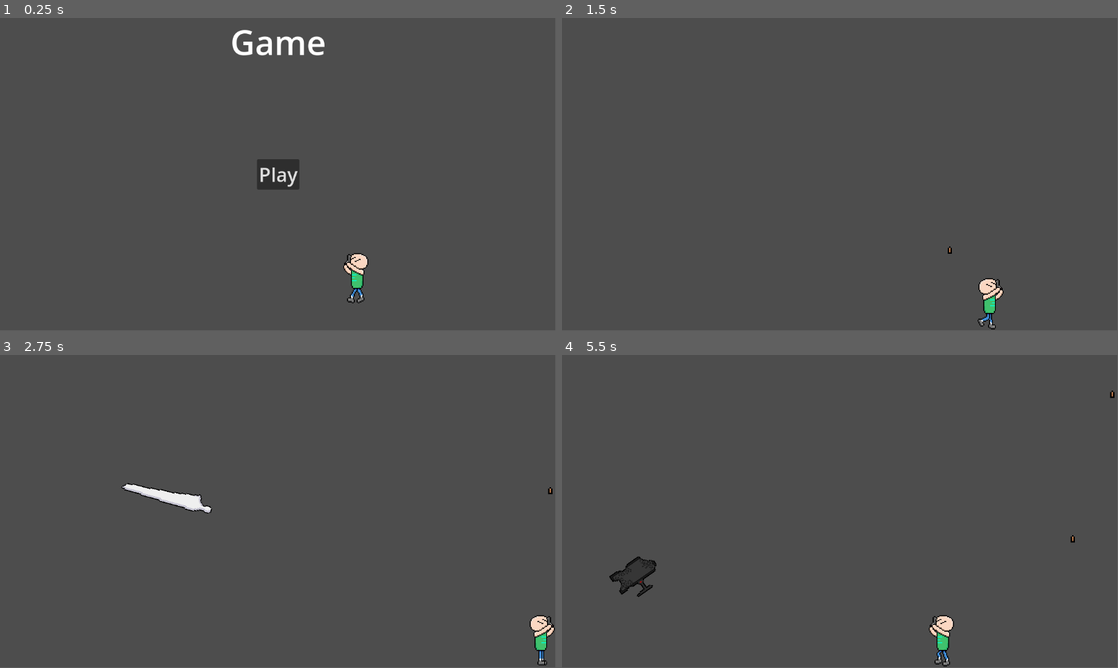
Above: before the commit, frames 1-4 (two rows, left to right).
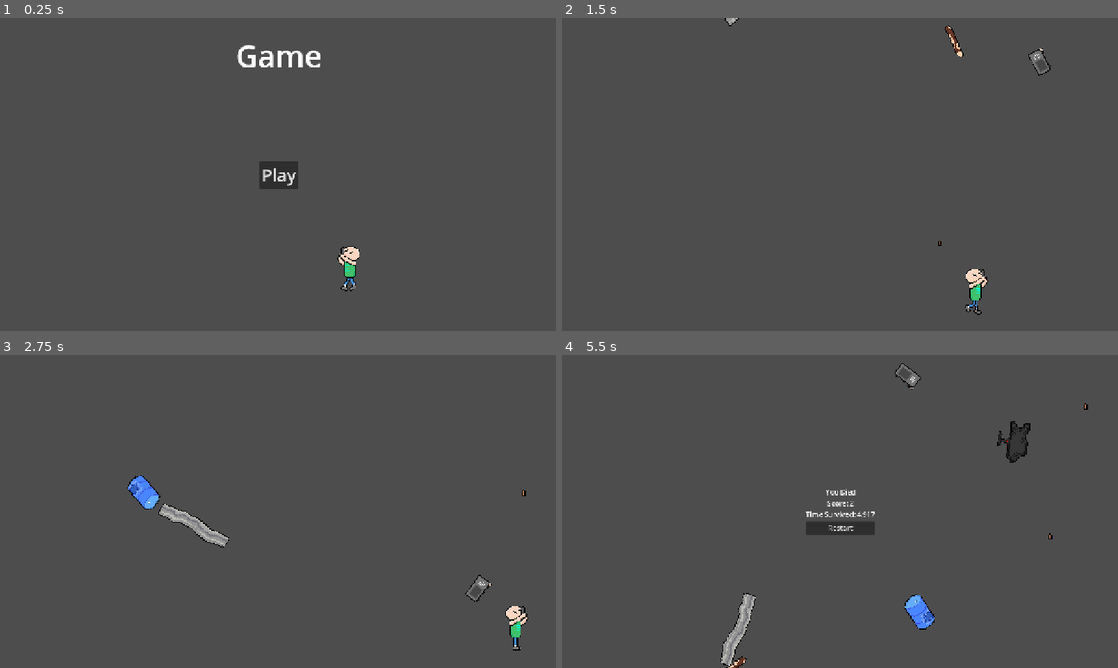
Above: after the commit, the same moments.

Repository: SpicyTime/DodgerGame
Game: Godot game, scene res://Game/game.tscn
Two runs of this game, one before a commit and one after it. Both use one fixed random seed, a clock stepped at 60 frames per second and the inputs below. The engine's default icon, where the game draws it, is replaced by a stand-in: a white triangle on a blue panel in a dark square. Sound files missing from this copy of the repository are replaced by a short silence.
Inputs:
- Up to frame 1 (0.25 s): no input
- Up to frame 2 (1.5 s): click "Play" at 0.5 s; hold D (move_right) from 1.28 s (still down); tap Space (shoot) at 1.35 s
- Up to frame 3 (2.75 s): keep holding D (move_right); tap Space (shoot) at 2.1 s
- Up to frame 4 (5.5 s): release D (move_right) at 2.78 s; hold A (move_left) 2.78-3.53 s; tap Space (shoot) every 0.75 s from 2.85 to 5.1 s; hold D (move_right) 3.53-5.03 s; hold A (move_left) from 5.03 s (still down)
In our replay, the window is 799x449 before the commit and 800x450 after it. These sizes can differ from the game's own. Grey fills any space a smaller window leaves; there, only what the larger window draws over its background counts as a difference.

The runs differ from the first frame. In frame 1, 1.7% of the frame differs, in the area x 41-67%, y 3-92%; in frame 2, 1.0%; in frame 3, 2.3%; in frame 4, 2.9%, in the area x 8-100%, y 2-100%.

Commit message:
Game gets harder as you go on. Imported all art. Pickups no longer bounce around

Diff:
--- /dev/null
+++ b/GUI/death_screen.gd
@@ -0,0 +1,7 @@
+extends Control
+
+
+
+
+func _on_button_pressed() -> void:
+	GameManager.reset_game()
--- a/GUI/death_screen.tscn
+++ b/GUI/death_screen.tscn
@@ -1,4 +1,6 @@
-[gd_scene format=3 uid="uid://drp42xxr561dd"]
+[gd_scene load_steps=2 format=3 uid="uid://drp42xxr561dd"]
+
+[ext_resource type="Script" uid="uid://bjiicwf0eelu2" path="res://GUI/death_screen.gd" id="1_gympp"]
 
 [node name="DeathScreen" type="Control"]
 layout_mode = 3
@@ -7,18 +9,38 @@
 anchor_bottom = 1.0
 grow_horizontal = 2
 grow_vertical = 2
+script = ExtResource("1_gympp")
 
 [node name="VBoxContainer" type="VBoxContainer" parent="."]
-layout_mode = 0
-offset_right = 40.0
-offset_bottom = 40.0
+layout_mode = 1
+anchors_preset = 8
+anchor_left = 0.5
+anchor_top = 0.5
+anchor_right = 0.5
+anchor_bottom = 0.5
+offset_left = -34.5
+offset_top = -56.0
+offset_right = 34.5
+offset_bottom = 56.0
+grow_horizontal = 2
+grow_vertical = 2
 
 [node name="DeathLabel" type="Label" parent="VBoxContainer"]
 layout_mode = 2
 text = "You Died"
+horizontal_alignment = 1
 
 [node name="FinalScoreLabel" type="Label" parent="VBoxContainer"]
 layout_mode = 2
+horizontal_alignment = 1
 
 [node name="TimeLabel" type="Label" parent="VBoxContainer"]
 layout_mode = 2
+horizontal_alignment = 1
+
+[node name="Button" type="Button" parent="VBoxContainer"]
+layout_mode = 2
+text = "Restart
+"
+
+[connection signal="pressed" from="VBoxContainer/Button" to="." method="_on_button_pressed"]
--- a/Game/game.tscn
+++ b/Game/game.tscn
@@ -1,8 +1,9 @@
-[gd_scene load_steps=5 format=3 uid="uid://hkjlg3h4v7t6"]
+[gd_scene load_steps=6 format=3 uid="uid://hkjlg3h4v7t6"]
 
 [ext_resource type="PackedScene" uid="uid://ddpf73hwjtrgw" path="res://Player/player.tscn" id="1_80nbo"]
 [ext_resource type="PackedScene" uid="uid://b50usrvsoxxev" path="res://Hazards/object_spawner.tscn" id="2_1r4le"]
 [ext_resource type="PackedScene" uid="uid://dlfc6lg53fx7n" path="res://GUI/title_screen.tscn" id="3_7raqb"]
+[ext_resource type="AudioStream" uid="uid://davxbg2my1147" path="res://Assets/Audio/Music/Music_Loop_3_Full.wav" id="4_jcm6v"]
 
 [sub_resource type="WorldBoundaryShape2D" id="WorldBoundaryShape2D_80nbo"]
 distance = -11.0
@@ -40,5 +41,21 @@
 offset_right = 574.0
 offset_bottom = 323.0
 
-[node name="ObjectSpawner" parent="." instance=ExtResource("2_1r4le")]
+[node name="ObjectSpawners" type="Node" parent="."]
+
+[node name="ObjectSpawner" parent="ObjectSpawners" instance=ExtResource("2_1r4le")]
 position = Vector2(0, -423)
+
+[node name="ObjectSpawner2" parent="ObjectSpawners" instance=ExtResource("2_1r4le")]
+position = Vector2(0, -423)
+
+[node name="ObjectSpawner3" parent="ObjectSpawners" instance=ExtResource("2_1r4le")]
+position = Vector2(0, -423)
+
+[node name="ObjectSpawner4" parent="ObjectSpawners" instance=ExtResource("2_1r4le")]
+position = Vector2(0, -423)
+
+[node name="Music" type="AudioStreamPlayer2D" parent="."]
+stream = ExtResource("4_jcm6v")
+autoplay = true
+bus = &"Music"
--- a/Game/game_manager.gd
+++ b/Game/game_manager.gd
@@ -2,28 +2,44 @@
 var score: int = 0 : set = set_score
 var game_time: float = 0
 var is_paused = true
-var game = null
+var object_fall_speed = 350
+var current_difficulty = 0
+var threshold = 10
 func set_score(new_score):
 	score = new_score
 	SignalBus.score_changed.emit(score)
+
 func start_game():
-	var hud: Control = load("res://GUI/hud.tscn").instantiate()
-	#game.add_child(hud)
-	#set_score(0)
-	var title_screen =game.find_child("TitleScreen")
+
+	var game = get_tree().root.get_node("Game")
+	var title_screen = game.find_child("TitleScreen")
 	game.remove_child(title_screen)
+func reset_game():
+	get_tree().reload_current_scene()
+
+func increase_difficulty():
+	var game = get_tree().root.get_node("Game")
+	var spawner_holder = game.find_child("ObjectSpawners")
+	var spawners = spawner_holder.get_children()
+	for spawner in spawners:
+		spawner.spawn_delay *= 0.9
+	object_fall_speed *= 1.15
+
 func _ready() -> void:
-	print(get_tree().root.get_children())
-	game = get_tree().root.get_node("Game")
+
 	SignalBus.player_dead.connect(_on_player_death)
-	var spawner = game.find_child("ObjectSpawner")
-	spawner.max_x_offset = get_viewport().get_visible_rect().size.x / 2
+
 func _process(delta: float) -> void:
+	if is_paused:
+		return
 	game_time += delta
-
+	if game_time > threshold:
+		threshold += 15
+		increase_difficulty()
 func _on_player_death() -> void:
 	is_paused = true
 	var death_screen = load("res://GUI/death_screen.tscn").instantiate()
+	var game = get_tree().root.get_node("Game")
 	game.add_child(death_screen)
 	var score_label: Label = death_screen.get_node("VBoxContainer/FinalScoreLabel")
 	var time_label: Label = death_screen.get_node("VBoxContainer/TimeLabel")
--- a/Hazards/falling_object.gd
+++ b/Hazards/falling_object.gd
@@ -1,5 +1,5 @@
 extends Sprite2D
-@export var speed: float = 300
+var speed: float = 400
 @onready var despawn_timer: Timer = $DespawnTimer
 @onready var collision_shape_2d: CollisionShape2D = $Hitbox/CollisionShape2D
 
@@ -8,34 +8,20 @@
 var size: Constants.FallingObjectSize = Constants.FallingObjectSize.SMALL
 var pickup: Pickup = null
 
-var size_chances = {
-		Constants.FallingObjectSize.LARGE: 0.05,
-		Constants.FallingObjectSize.MEDIUM: 0.65,
-		Constants.FallingObjectSize.SMALL: 0.30
-}
+
 var item_spawn_chances = {
 	Constants.FallingObjectSize.LARGE: 0.3,
 	Constants.FallingObjectSize.MEDIUM: 0.1,
 	Constants.FallingObjectSize.SMALL: 0.05
 }
-func pick_size():
-	var rand = randf()
-	var cumulative = 0.0
-	for object_size in size_chances.keys():
-		cumulative +=  size_chances[object_size]
-		if rand <= cumulative:
-			return object_size
-	return size_chances.keys().back()
-func apply_size():
-	var object_size = pick_size()
-	size = object_size
-	match(size):
-		Constants.FallingObjectSize.LARGE:
-			scale = Vector2(1.05, 1.05)
-		Constants.FallingObjectSize.MEDIUM:
-			scale = Vector2(0.75, 0.75)
-		Constants.FallingObjectSize.SMALL:
-			scale = Vector2(0.5, 0.5)
+var pickup_chances = {
+	"Coin": 0.2,
+	"Ammo": 0.3,
+	"Powerup": 0.5
+}
+
+func set_speed(new_speed):
+	speed = new_speed
 
 func should_spawn_item() -> bool:
 	var rand = randf()
@@ -43,7 +29,7 @@
 		return true
 	return false
 
-func choose_powerup():
+func choose_powerup() -> Powerup:
 	var types_size = Constants.PowerupType.keys().size()
 	var index = randi_range(0, types_size - 1)
 	var random_key = Constants.PowerupType.keys()[index]
@@ -53,6 +39,14 @@
 	var scene = load(scene_path).instantiate()
 
 	return scene
+func choose_pickup() -> String:
+	var rand = randf()
+	var cumulative = 0.0
+	for pickup in pickup_chances:
+		cumulative += pickup_chances[pickup]
+		if rand <= cumulative:
+			return pickup
+	return pickup_chances.keys().back()
 func get_items_in_folder(path: String):
 	var items = []
 	var dir = DirAccess.open(path)
@@ -93,15 +87,40 @@
 		collision_shape_2d2.shape = shape
 	else:
 		print("Collider or texture not properly set.")
-
+func set_health_and_hit():
+	var hitbox: Hitbox = $Hitbox
+	var health: Health = $Health
+	match(size):
+		Constants.FallingObjectSize.SMALL:
+			hitbox.set_damage(1)
+			health.set_max_health(1)
+			health.set_health(1)
+		Constants.FallingObjectSize.MEDIUM:
+			hitbox.set_damage(2)
+			health.set_max_health(2)
+			health.set_health(2)
+		Constants.FallingObjectSize.LARGE:
+			hitbox.set_damage(4)
+			health.set_max_health(4)
+			health.set_health(4)
+func set_up_object():
+	texture = choose_object_texture()
+	create_collider()
+	set_health_and_hit()
 func _ready() -> void:
 	SignalBus.health_depleted.connect(_on_health_depleted)
-	size = pick_size()
+
 	rotation = randi_range(0, 360)
-	texture = choose_object_texture()
-	create_collider()
+
 	if should_spawn_item():
-		spawn_pickup(choose_powerup())
+		var result = choose_pickup()
+		if result == "Powerup":
+			spawn_pickup(choose_powerup())
+		elif result == "Ammo":
+			pickup = load("res://Pickups/ammo_box.tscn").instantiate()
+		else:
+			pickup = load("res://Pickups/coin.tscn").instantiate()
+
 func _physics_process(delta: float) -> void:
 	position.y += speed * delta
 	rotation += .015
--- a/Hazards/object_spawner.gd
+++ b/Hazards/object_spawner.gd
@@ -3,20 +3,45 @@
 @onready var timer: Timer = $Timer
 var max_x_offset: float = 0
 var spawn_delay: Vector2 = Vector2(1, 2.5)
+
+var size_chances = {
+		Constants.FallingObjectSize.LARGE: 0.05,
+		Constants.FallingObjectSize.MEDIUM: 0.65,
+		Constants.FallingObjectSize.SMALL: 0.30
+}
+func pick_size():
+	var rand = randf()
+	var cumulative = 0.0
+	for object_size in size_chances.keys():
+		cumulative +=  size_chances[object_size]
+		if rand <= cumulative:
+			return object_size
+	return size_chances.keys().back()
 func _ready():
 	timer.wait_time = randf_range(spawn_delay.x, spawn_delay.y)
 	timer.start()
+	max_x_offset = get_viewport().get_visible_rect().size.x / 2
 func spawn_object():
-	var offset = randf_range(-max_x_offset, max_x_offset)
 	if GameManager.is_paused:
 		return
+	var offset = randf_range(1.0, max_x_offset)
+	if randf() < 0.5:
+		offset *= -1
+
+
 	var rand = randf()
 	var object = null
 	if rand < 0.06:
 		object = load("res://Pickups/ammo_box.tscn").instantiate()
+
 	else:
 		object = load("res://Hazards/falling_object.tscn").instantiate()
+
+		object.set_speed(GameManager.object_fall_speed)
+		object.size = pick_size()
+		object.call_deferred("set_up_object")
 	object.position.x += offset
+
 	add_child(object)
 
 
--- a/Health System/health.gd
+++ b/Health System/health.gd
@@ -6,8 +6,9 @@
 func restore_health():
 	set_health(max_health)
 func set_health(value: int):
+	SignalBus.health_changed.emit(value - health, self)
+
 	health = value
-	SignalBus.health_changed.emit(health, self)
 	if health <= 0:
 		SignalBus.health_depleted.emit(self)
 
--- /dev/null
+++ b/Pickups/coin.gd
@@ -0,0 +1,5 @@
+extends "res://Pickups/pickup.gd"
+
+func apply_effect(body):
+	if body.has_method("add_coin"):
+		body.add_coin()
--- /dev/null
+++ b/Pickups/coin.tscn
@@ -0,0 +1,12 @@
+[gd_scene load_steps=4 format=3 uid="uid://dtsc7c4dxo0hn"]
+
+[ext_resource type="PackedScene" uid="uid://bwlt157v5cce4" path="res://Pickups/pickup.tscn" id="1_qgrjt"]
+[ext_resource type="Texture2D" uid="uid://dvno231f2duir" path="res://Assets/Sprites/CoinGold.png" id="2_1pu3x"]
+[ext_resource type="Script" uid="uid://c2ws8686rxlye" path="res://Pickups/coin.gd" id="2_iodw8"]
+
+[node name="Coin" instance=ExtResource("1_qgrjt")]
+script = ExtResource("2_iodw8")
+
+[node name="Sprite2D" parent="." index="0"]
+scale = Vector2(2, 2)
+texture = ExtResource("2_1pu3x")
--- a/Pickups/pickup.gd
+++ b/Pickups/pickup.gd
@@ -5,7 +5,7 @@
 func _ready() -> void:
 	gravity_scale = 1
 
-func apply_effect(body):
+func apply_effect(_body):
 	pass
 
 
--- a/Pickups/pickup.tscn
+++ b/Pickups/pickup.tscn
@@ -9,6 +9,7 @@
 radius = 82.6372
 
 [node name="Pickup" type="RigidBody2D"]
+lock_rotation = true
 script = ExtResource("1_0pywb")
 
 [node name="Sprite2D" type="Sprite2D" parent="."]
--- a/Player/player.gd
+++ b/Player/player.gd
@@ -9,15 +9,19 @@
 var powerups = []
 var bullets: int = 500
 var gun_flipped
+var coin_count: int = 0
 func add_health(amount):
 	powerups.append(Constants.PowerupType.HEALTH)
 	health.set_max_health(health.max_health + amount)
 	health.restore_health()
 func add_bullets(amount: int):
 	bullets += amount
+func add_coin():
+	coin_count += 1
 func _ready()-> void:
 	SignalBus.health_depleted.connect(_on_health_depleted)
 	gun_flipped = gun.position.x * -1
+	SignalBus.health_changed.connect(_on_health_changed)
 func _physics_process(delta: float) -> void:
 	if GameManager.is_paused:
 		return
@@ -52,7 +56,10 @@
 		animated_sprite_2d.play("walk")
 	else:
 		animated_sprite_2d.play("idle")
-
+func _on_health_changed(diff, node):
+	if node == $Health:
+		if diff < 0:
+			$HurtSFX.play()
 func _on_health_depleted(health_object):
 	if health_object == $Health:
 		queue_free()
--- a/Player/player.tscn
+++ b/Player/player.tscn
@@ -6,6 +6,7 @@
 [ext_resource type="Script" uid="uid://d1fapdy7cnpeu" path="res://Health System/health.gd" id="4_k53q1"]
 [ext_resource type="PackedScene" uid="uid://d3yrxgpxob382" path="res://Health System/hurt_box.tscn" id="5_fhl08"]
 [ext_resource type="PackedScene" uid="uid://cd0rx1ebkxlyc" path="res://Weapons/gun.tscn" id="5_k53q1"]
+[ext_resource type="AudioStream" uid="uid://b7aiykhbkghu1" path="res://Assets/Audio/SFX/Hurt.mp3" id="7_vtle1"]
 
 [sub_resource type="AtlasTexture" id="AtlasTexture_vtle1"]
 atlas = ExtResource("2_k53q1")
@@ -85,3 +86,8 @@
 [node name="CollisionShape2D" type="CollisionShape2D" parent="Hurtbox"]
 position = Vector2(0, 6.006)
 shape = SubResource("RectangleShape2D_fhl08")
+
+[node name="HurtSFX" type="AudioStreamPlayer2D" parent="."]
+stream = ExtResource("7_vtle1")
+volume_db = 1.5
+bus = &"SFX"
--- a/Weapons/gun.gd
+++ b/Weapons/gun.gd
@@ -7,3 +7,13 @@
 
 	bullet.position = marker_2d.global_position
 	bullet.direction = Vector2(0, -1)
+	# Play sound without cutting previous ones
+	var sfx = AudioStreamPlayer2D.new()
+	sfx.stream = $ShootSFX.stream  # reuse the existing sound
+	sfx.global_position = marker_2d.global_position
+	sfx.bus = $ShootSFX.bus
+	get_tree().root.add_child(sfx)
+	sfx.play()
+
+	# Queue free after sound ends
+	sfx.connect("finished", Callable(sfx, "queue_free"))
--- a/Weapons/gun.tscn
+++ b/Weapons/gun.tscn
@@ -1,9 +1,14 @@
-[gd_scene load_steps=2 format=3 uid="uid://cd0rx1ebkxlyc"]
+[gd_scene load_steps=3 format=3 uid="uid://cd0rx1ebkxlyc"]
 
 [ext_resource type="Script" uid="uid://styorydcw2fk" path="res://Weapons/gun.gd" id="1_qgdr8"]
+[ext_resource type="AudioStream" uid="uid://ddidj3q36osd0" path="res://Assets/Audio/SFX/shootsound.mp3" id="2_qgdr8"]
 
 [node name="Gun" type="Node2D"]
 script = ExtResource("1_qgdr8")
 
 [node name="Marker2D" type="Marker2D" parent="."]
 position = Vector2(0, -24)
+
+[node name="ShootSFX" type="AudioStreamPlayer2D" parent="."]
+stream = ExtResource("2_qgdr8")
+bus = &"SFX"
--- /dev/null
+++ b/default_bus_layout.tres
@@ -0,0 +1,15 @@
+[gd_resource type="AudioBusLayout" format=3 uid="uid://hpi1n4ua44tx"]
+
+[resource]
+bus/1/name = &"SFX"
+bus/1/solo = false
+bus/1/mute = false
+bus/1/bypass_fx = false
+bus/1/volume_db = -11.2146
+bus/1/send = &"Master"
+bus/2/name = &"Music"
+bus/2/solo = false
+bus/2/mute = false
+bus/2/bypass_fx = false
+bus/2/volume_db = -5.33971
+bus/2/send = &"Master"
--- a/project.godot
+++ b/project.godot
@@ -20,6 +20,12 @@
 SignalBus="*res://Autoloads/signal_bus.gd"
 GameManager="*res://Game/game_manager.gd"
 Constants="*res://Autoloads/constants.gd"
+
+[display]
+
+window/size/viewport_width=1280
+window/size/viewport_height=720
+window/stretch/mode="canvas_items"
 
 [global]
 
Not shown, added: Assets/Audio/Music/Music_Loop_3_Full.wav.import
Not shown, added: Assets/Audio/SFX/Hurt.mp3.import
Not shown, added: Assets/Audio/SFX/ObjectExplosion.mp3.import
Not shown, added: Assets/Audio/SFX/shootsound.mp3.import
Binary file added: Assets/Sprites/CoinGold.png
Not shown, added: Assets/Sprites/CoinGold.png.import
Binary file added: Assets/Sprites/orig.png
Not shown, added: Assets/Sprites/orig.png.import
Binary file added: Assets/Sprites/origbig.png
Not shown, added: Assets/Sprites/origbig.png.import
Not shown, added: GUI/death_screen.gd.uid
Not shown, added: Pickups/coin.gd.uid
(and 5 more such lines)
